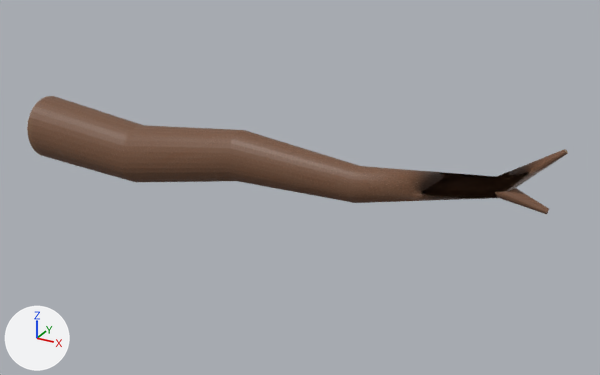
One commit to the FBX model Y4FinalProject/Assets/Assets/Tree/Models/Branch.fbx: the scene before it, then after it.
Rendered twice from a 50 mm lens placed at (1.64, -2.51, 2.0), pointed at (0.25, 0.03, 0.73). The lights are fixed; the arrows at lower left show +X, +Y and +Z. Where no turn or scale is listed for an object, it has been applied to the vertices.

The first picture shows 'Branch'.
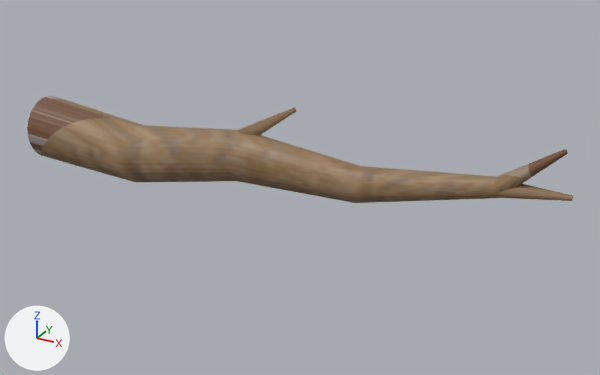
The newer file is also turned or shifted as a whole; pictures and numbers use the older file's frame.

What differs and where, as boxes (x1, y1, x2, y2) in the pictures (600 x 375 px):
'Branch', reshaped: before (27, 96, 568, 214); after (27, 96, 573, 203)
part 1 of me_cylinder, added (brown): after (237, 107, 297, 135)
part 2 of me_cylinder, built on: before (495, 188, 549, 214); after (498, 184, 573, 201)

Patch to the scene script:
```diff
--- a/Y4FinalProject/Assets/Assets/Tree/Models/Branch.fbx.py
+++ b/Y4FinalProject/Assets/Assets/Tree/Models/Branch.fbx.py
@@ me_cylinder @@
 # used by ob_branch; location = (0.0, 0.0, 0.793)
-me_cylinder.from_pydata(...)  # 224 vertices, 194 faces; spans x -1.0..1.21, y -0.13..0.13, z -0.18..0.28
+me_cylinder.from_pydata(...)  # 384 vertices, 568 faces; spans x -1.0..1.24, y -0.13..0.13, z -0.23..0.28
+# me_cylinder part 1: a new loose piece of 64 vertices spanning x -0.03..0.2, y -0.03..0.1, z 0.06..0.23, in mat_material_001 (picture img_defaultmaterial_basecolor_png)
+# me_cylinder part 2: 2 vertices moved from x 1.17, y -0.01..0.01, z 0.05 to x 0.98, y -0.03..0.03, z 0.08; 30 vertices removed from x 1.17..1.18, y -0.01..0.01, z 0.05..0.07; 94 vertices added at x 0.98..1.24, y -0.04..0.04, z -0.23..0.14
 me_cylinder.materials.append(mat_material_001)
```
